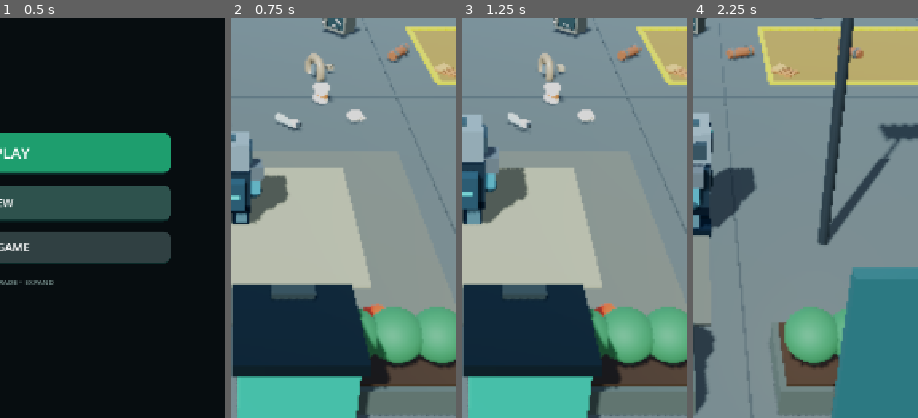
Above: before the commit, frames 1-4 (left to right).
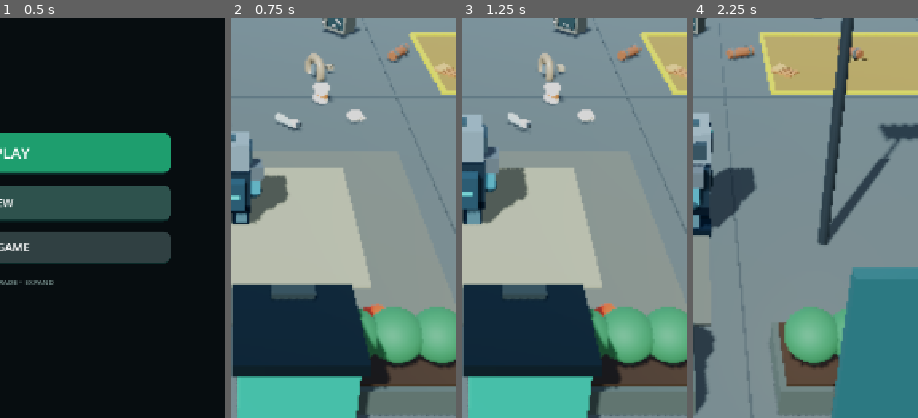
Above: after the commit, the same moments.

Repository: zekainstabot/trash-empire
Game: Godot game, scene res://Scenes/Main.tscn
Same seed, same stepped clock (60 frames per second), same inputs: the game is played once before the commit and once after it.
Inputs (mouse positions are % of the whole screen's width and height, from its top left):
- Up to frame 1 (0.5 s): no input
- Up to frame 2 (0.75 s): click "▶ PLAY" at 0.5 s
- Up to frame 3 (1.25 s): no input
- Up to frame 4 (2.25 s): move the mouse to (72, 45) at 1.27 s; hold D (move_right) 1.28-2 s; click (72, 45) at 1.42 s; drag from (30, 55) to (45, 70) at 2.02 s
The pictures show only the part of the screen within x 50-100%, y 36-86%; the shares and areas given below are measured in that part.

Frame 1 is identical in both runs. In frame 2, 0.7% of the frame differs, in the area x 77-100%, y 2-20%; in frame 3, 0.7%; in frame 4, 3.5%, in the area x 28-100%, y 2-20%.

Commit message:
Space out factory machines and align connecting conveyors

Diff:
--- a/Scripts/main.gd
+++ b/Scripts/main.gd
@@ -688,8 +688,8 @@
 	for stage in range(factory_built_stage + 1, factory_stage + 1):
 		var first_new_child := get_child_count()
 		_build_factory_module(stage)
-		var start_z := -5.15 if stage == 2 else (1.05 if stage == 3 else (6.55 if stage == 4 else 8.95))
-		var end_z := -2.05 if stage == 2 else (3.45 if stage == 3 else (8.95 if stage == 4 else 14.5))
+		var start_z := -4.9 if stage == 2 else (1.9 if stage == 3 else (8.9 if stage == 4 else 15.9))
+		var end_z := -1.7 if stage == 2 else (5.3 if stage == 3 else (12.3 if stage == 4 else 19.3))
 		_build_factory_link(start_z, end_z)
 		var new_nodes: Array[Node] = []
 		for child_index in range(first_new_child, get_child_count()):
@@ -709,7 +709,7 @@
 	factory_build_label = null
 	if factory_stage >= 5:
 		return
-	var z_positions := [0.0, 0.0, -0.5, 5.0, 10.5, 16.0]
+	var z_positions := [0.0, 0.0, 0.0, 7.0, 14.0, 21.0]
 	var stage := factory_stage + 1
 	var z: float = z_positions[stage]
 	var first_new_child := get_child_count()
@@ -740,7 +740,7 @@
 func _process_factory_build(delta: float) -> void:
 	if payment_active or factory_stage >= 5 or not is_instance_valid(player):
 		return
-	var z_positions := [0.0, 0.0, -0.5, 5.0, 10.5, 16.0]
+	var z_positions := [0.0, 0.0, 0.0, 7.0, 14.0, 21.0]
 	var stage := factory_stage + 1
 	var target := Vector3(7.5, 0.0, z_positions[stage])
 	var player_flat := Vector2(player.global_position.x, player.global_position.z)
@@ -764,7 +764,7 @@
 		factory_build_save_timer = 0.0
 		_build_factory_expansion()
 		# Move the player clear of the newly spawned machine collision immediately.
-		player.global_position = Vector3(3.5, maxf(player.global_position.y, 0.0), minf(z_positions[factory_stage] + 2.8, 13.2))
+		player.global_position = Vector3(3.5, maxf(player.global_position.y, 0.0), minf(z_positions[factory_stage] + 2.8, 28.2))
 		player.velocity = Vector3.ZERO
 		player.reset_physics_interpolation()
 		_refresh_factory_upgrade_button()
@@ -783,7 +783,7 @@
 	factory_build_label.text = "%.1f ZC" % remaining
 
 func _build_factory_module(stage: int) -> void:
-	var z_positions := [0.0, 0.0, -0.5, 5.0, 10.5, 16.0]
+	var z_positions := [0.0, 0.0, 0.0, 7.0, 14.0, 21.0]
 	var z: float = z_positions[stage]
 	var colors := [Color.WHITE, Color.WHITE, Color(0.82, 0.48, 0.16), Color(0.20, 0.56, 0.72), Color(0.18, 0.62, 0.39), Color(0.86, 0.60, 0.16)]
 	var accent: Color = colors[stage]
@@ -3675,7 +3675,7 @@
 func _create_delivery_truck(index: int) -> void:
 	var truck := Node3D.new()
 	truck.name = "TeddyDeliveryTruck%d" % (index + 1)
-	var dock_z := 16.1 + (float(index) - float(_truck_fleet_size() - 1) * 0.5) * 3.1
+	var dock_z := 27.1 + (float(index) - float(_truck_fleet_size() - 1) * 0.5) * 3.1
 	truck.position = Vector3(17.4, 0.0, dock_z)
 	var cargo := MeshInstance3D.new()
 	var cargo_mesh := BoxMesh.new()
@@ -3734,7 +3734,7 @@
 		if not is_instance_valid(truck):
 			continue
 		dispatch_trucks_remaining += 1
-		var dock_z := 16.1 + (float(index) - float(_truck_fleet_size() - 1) * 0.5) * 3.1
+		var dock_z := 27.1 + (float(index) - float(_truck_fleet_size() - 1) * 0.5) * 3.1
 		var arrive := create_tween()
 		arrive.set_trans(Tween.TRANS_SINE)
 		arrive.set_ease(Tween.EASE_OUT)
